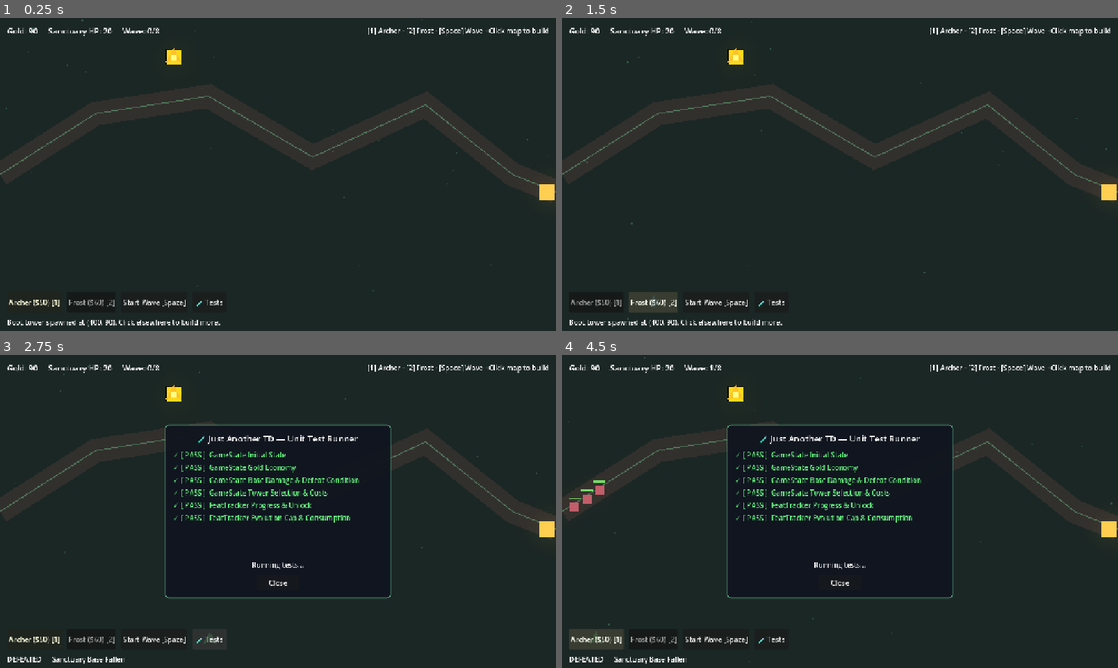
Above: before the commit, frames 1-4 (two rows, left to right).
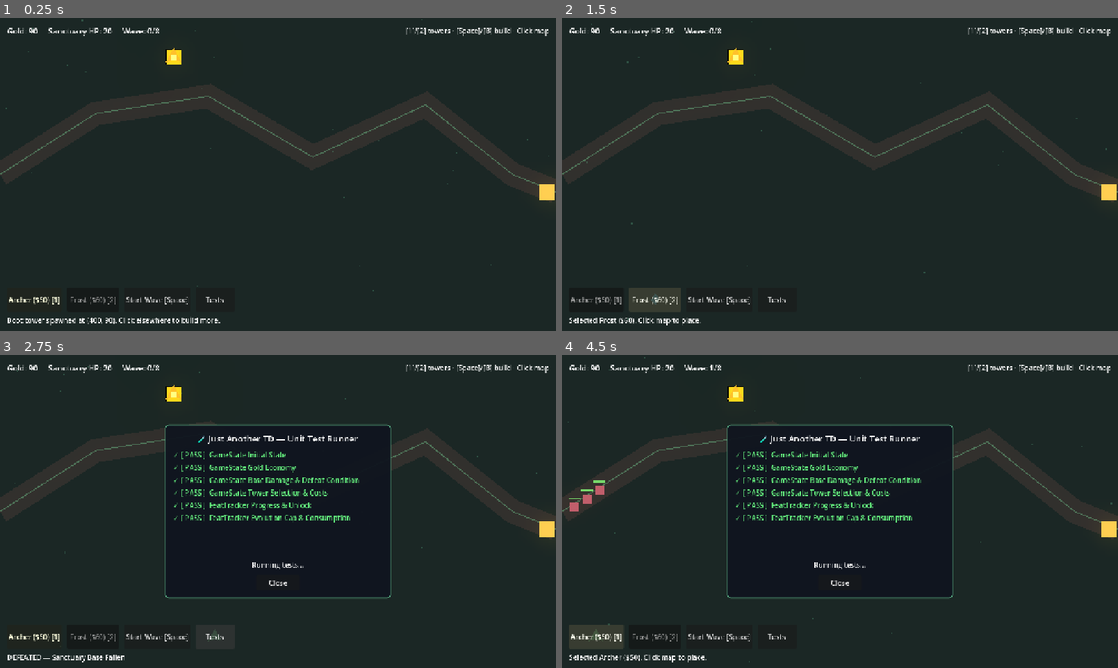
Above: after the commit, the same moments.

Repository: bkorel/just_another_td
Game: Godot game, scene res://scenes/main.tscn
Same seed, same stepped clock (60 frames per second), same inputs: the game is played once before the commit and once after it.
Inputs:
- Up to frame 1 (0.25 s): no input
- Up to frame 2 (1.5 s): click "Archer ($50) [1]" at 0.5 s; click "Frost ($60) [2]" at 1.25 s
- Up to frame 3 (2.75 s): click "🧪 Tests" (after the commit: "Tests") at 2 s
- Up to frame 4 (4.5 s): click "Start Wave [Space]" at 2.75 s; click "Start Wave [Space]" at 3.5 s; click "Archer ($50) [1]" at 4.25 s

The runs differ from the first frame. In frame 1, 1.3% of the frame differs, in the area x 1-99%, y 3-99%; in frame 2, 1.5%; in frame 3, 1.2%; in frame 4, 1.4%.
Error in both runs: Out of bounds get index '0' (on base: 'Array[EvolutionDef]') (res://tests/test_tower_evolution.gd:25)

Commit message:
Remove MapClickCatcher blocking UI; fix Start Wave button and placement hover checks.

Diff:
--- a/scenes/ui/hud.tscn
+++ b/scenes/ui/hud.tscn
@@ -19,6 +19,7 @@
 content_margin_bottom = 8.0
 
 [node name="HUD" type="CanvasLayer"]
+layer = 10
 script = ExtResource("1_hud")
 
 [node name="Root" type="Control" parent="."]
@@ -29,15 +30,6 @@
 grow_horizontal = 2
 grow_vertical = 2
 mouse_filter = 2
-
-[node name="MapClickCatcher" type="Control" parent="Root"]
-layout_mode = 1
-anchors_preset = 15
-anchor_right = 1.0
-anchor_bottom = 1.0
-grow_horizontal = 2
-grow_vertical = 2
-mouse_filter = 0
 
 [node name="TopBar" type="HBoxContainer" parent="Root"]
 layout_mode = 1
@@ -83,49 +75,56 @@
 anchor_right = 1.0
 anchor_bottom = 1.0
 offset_left = 16.0
-offset_top = -32.0
+offset_top = -36.0
 offset_right = -16.0
 offset_bottom = -8.0
 grow_horizontal = 2
 grow_vertical = 0
 mouse_filter = 2
-text = "Build towers, then press Space to start a wave."
+theme_override_font_sizes/font_size = 16
+text = "Build towers, then press Space / Start Wave."
 
 [node name="BuildPalette" type="HBoxContainer" parent="Root"]
+z_index = 20
 layout_mode = 1
 anchors_preset = 2
 anchor_top = 1.0
 anchor_bottom = 1.0
 offset_left = 16.0
-offset_top = -90.0
-offset_right = 480.0
-offset_bottom = -42.0
+offset_top = -100.0
+offset_right = 520.0
+offset_bottom = -44.0
 grow_vertical = 0
 mouse_filter = 2
 theme_override_constants/separation = 12
 
 [node name="ArcherBtn" type="Button" parent="Root/BuildPalette"]
-custom_minimum_size = Vector2(110, 0)
-layout_mode = 2
+custom_minimum_size = Vector2(120, 44)
+layout_mode = 2
+mouse_filter = 0
 text = "Archer ($50) [1]"
 
 [node name="FrostBtn" type="Button" parent="Root/BuildPalette"]
-custom_minimum_size = Vector2(110, 0)
-layout_mode = 2
+custom_minimum_size = Vector2(120, 44)
+layout_mode = 2
+mouse_filter = 0
 text = "Frost ($60) [2]"
 
 [node name="NextWaveBtn" type="Button" parent="Root/BuildPalette"]
-custom_minimum_size = Vector2(120, 0)
-layout_mode = 2
+custom_minimum_size = Vector2(150, 44)
+layout_mode = 2
+mouse_filter = 0
 text = "Start Wave [Space]"
 
 [node name="TestBtn" type="Button" parent="Root/BuildPalette"]
-custom_minimum_size = Vector2(80, 0)
-layout_mode = 2
-text = "🧪 Tests"
+custom_minimum_size = Vector2(90, 44)
+layout_mode = 2
+mouse_filter = 0
+text = "Tests"
 
 [node name="Banner" type="PanelContainer" parent="Root"]
 visible = false
+z_index = 30
 layout_mode = 1
 anchors_preset = 5
 anchor_left = 0.5
@@ -143,10 +142,12 @@
 mouse_filter = 2
 theme_override_colors/font_color = Color(1, 0.88, 0.35, 1)
 theme_override_font_sizes/font_size = 18
-text = "✨ FEAT UNLOCKED! ✨"
+text = "FEAT UNLOCKED!"
 horizontal_alignment = 1
 
 [node name="TowerPanel" type="PanelContainer" parent="Root"]
+visible = false
+z_index = 15
 layout_mode = 1
 anchors_preset = 1
 anchor_left = 1.0
@@ -156,6 +157,7 @@
 offset_right = -16.0
 offset_bottom = 420.0
 grow_horizontal = 0
+mouse_filter = 0
 theme_override_styles/panel = SubResource("StyleBoxFlat_panel")
 
 [node name="Margin" type="MarginContainer" parent="Root/TowerPanel"]
@@ -189,6 +191,7 @@
 
 [node name="EvolutionModal" type="PanelContainer" parent="Root"]
 visible = false
+z_index = 40
 layout_mode = 1
 anchors_preset = 8
 anchor_left = 0.5
@@ -201,6 +204,7 @@
 offset_bottom = 160.0
 grow_horizontal = 2
 grow_vertical = 2
+mouse_filter = 0
 theme_override_styles/panel = SubResource("StyleBoxFlat_panel")
 
 [node name="Margin" type="MarginContainer" parent="Root/EvolutionModal"]
--- a/scripts/levels/level.gd
+++ b/scripts/levels/level.gd
@@ -74,7 +74,10 @@
 	if event is InputEventKey and event.pressed and not event.echo:
 		match event.keycode:
 			KEY_SPACE:
-				wave_manager.start_next_wave()
+				if hud.has_method("request_start_wave"):
+					hud.request_start_wave()
+				else:
+					wave_manager.start_next_wave()
 				get_viewport().set_input_as_handled()
 			KEY_ESCAPE:
 				_deselect()
@@ -86,29 +89,40 @@
 				GameState.set_placement_type(&"frost")
 				get_viewport().set_input_as_handled()
 			KEY_B:
-				# Emergency build at mouse — always attempts place.
 				try_place_tower(get_global_mouse_position())
 				get_viewport().set_input_as_handled()
 
 
 func _on_primary_click() -> void:
-	var screen_pos := get_viewport().get_mouse_position()
-	if _is_over_interactive_ui(screen_pos):
+	# If the cursor is over any real UI control (buttons/panels), let the GUI handle it.
+	var hovered := get_viewport().gui_get_hovered_control()
+	if hovered != null and _is_interactive_control(hovered):
 		return
 	handle_map_click(get_global_mouse_position())
 
 
+func _is_interactive_control(ctrl: Control) -> bool:
+	# Ignore labels/containers that pass mouse through; react only to clickable UI.
+	if ctrl is BaseButton:
+		return true
+	if ctrl == null:
+		return false
+	# Walk up: if any ancestor is a button or visible modal/panel that stops mouse.
+	var node: Node = ctrl
+	while node != null:
+		if node is BaseButton:
+			return true
+		if node is PanelContainer and (node as Control).visible and (node as Control).mouse_filter == Control.MOUSE_FILTER_STOP:
+			return true
+		node = node.get_parent()
+	return false
+
+
 func _is_over_interactive_ui(screen_pos: Vector2) -> bool:
-	for path_str in ["Root/BuildPalette", "Root/TowerPanel", "Root/EvolutionModal", "Root/TestRunnerUI"]:
-		var ctrl := hud.get_node_or_null(path_str) as Control
-		if ctrl != null and ctrl.visible and ctrl.get_global_rect().has_point(screen_pos):
-			# BuildPalette is always visible; only treat as UI if over an actual button.
-			if path_str == "Root/BuildPalette":
-				for child in ctrl.get_children():
-					if child is Control and (child as Control).get_global_rect().has_point(screen_pos):
-						return true
-				return false
-			return true
+	# Kept for compatibility; prefer gui_get_hovered_control path.
+	var hovered := get_viewport().gui_get_hovered_control()
+	if hovered != null:
+		return _is_interactive_control(hovered)
 	return false
 
 
--- a/scripts/systems/wave_manager.gd
+++ b/scripts/systems/wave_manager.gd
@@ -17,12 +17,22 @@
 
 
 func can_start_wave() -> bool:
-	return not _spawning and _alive == 0 and GameState.phase == GameState.Phase.BUILD and GameState.wave_index < max_waves
+	return not _spawning and _alive == 0 and GameState.wave_index < max_waves and (
+		GameState.phase == GameState.Phase.BUILD
+		or GameState.phase == GameState.Phase.EVOLUTION_PICK
+	)
 
 
 func start_next_wave() -> void:
-	if not can_start_wave():
+	if _spawning or _alive > 0:
 		return
+	if GameState.wave_index >= max_waves:
+		return
+	# Allow start even if phase got stuck; snap back to WAVE.
+	if GameState.phase == GameState.Phase.WON or GameState.phase == GameState.Phase.LOST:
+		return
+	if GameState.phase == GameState.Phase.EVOLUTION_PICK:
+		GameState.phase = GameState.Phase.BUILD
 	GameState.phase = GameState.Phase.WAVE
 	GameState.set_wave(GameState.wave_index + 1)
 	_wave_kills.clear()
--- a/scripts/ui/hud.gd
+++ b/scripts/ui/hud.gd
@@ -1,6 +1,6 @@
 extends CanvasLayer
 
-## HUD: build palette, feat panel, evolution modal, and map click catcher.
+## HUD: build palette, feat panel, evolution modal.
 
 const TestRunnerScene := preload("res://scenes/tests/test_runner_scene.tscn")
 
@@ -9,7 +9,6 @@
 @onready var wave_label: Label = $Root/TopBar/WaveLabel
 @onready var hint_label: Label = $Root/TopBar/HintLabel
 @onready var status_label: Label = $Root/StatusLabel
-@onready var map_click: Control = $Root/MapClickCatcher
 
 @onready var archer_btn: Button = $Root/BuildPalette/ArcherBtn
 @onready var frost_btn: Button = $Root/BuildPalette/FrostBtn
@@ -36,19 +35,13 @@
 	evolution_modal.visible = false
 	banner.visible = false
 
-	# Placement is polled by Level to avoid GUI propagation conflicts. This
-	# control is visual-only and must not consume map clicks.
-	map_click.mouse_filter = Control.MOUSE_FILTER_IGNORE
-	map_click.z_index = -1
-	$Root/BuildPalette.z_index = 2
-	$Root/TopBar.z_index = 2
-	$Root/TowerPanel.z_index = 3
-	$Root/EvolutionModal.z_index = 4
-	$Root/Banner.z_index = 3
-	test_btn.z_index = 2
-
-	archer_btn.pressed.connect(func(): GameState.set_placement_type(&"archer"))
-	frost_btn.pressed.connect(func(): GameState.set_placement_type(&"frost"))
+	# Ensure buttons receive clicks.
+	for btn in [archer_btn, frost_btn, next_wave_btn, test_btn]:
+		btn.mouse_filter = Control.MOUSE_FILTER_STOP
+		btn.mouse_default_cursor_shape = Control.CURSOR_POINTING_HAND
+
+	archer_btn.pressed.connect(_on_archer_pressed)
+	frost_btn.pressed.connect(_on_frost_pressed)
 	next_wave_btn.pressed.connect(_on_next_wave_pressed)
 	test_btn.pressed.connect(_on_test_pressed)
 
@@ -67,7 +60,7 @@
 	_on_wave(GameState.wave_index)
 	_on_placement_type_changed(GameState.selected_placement_type)
 
-	hint_label.text = "[1] Archer · [2] Frost · [Space] Wave · Click map to build"
+	hint_label.text = "[1]/[2] towers · [Space]/[B] build · Click map"
 
 
 func bind_level(level: Node) -> void:
@@ -77,6 +70,20 @@
 func show_status(msg: String) -> void:
 	if status_label != null:
 		status_label.text = msg
+
+
+func request_start_wave() -> void:
+	_on_next_wave_pressed()
+
+
+func _on_archer_pressed() -> void:
+	GameState.set_placement_type(&"archer")
+	show_status("Selected Archer ($50). Click map to place.")
+
+
+func _on_frost_pressed() -> void:
+	GameState.set_placement_type(&"frost")
+	show_status("Selected Frost ($60). Click map to place.")
 
 
 func show_tower(tower: Node) -> void:
@@ -102,6 +109,7 @@
 		var btn := Button.new()
 		btn.text = "%s — %s" % [evo.title, evo.description]
 		btn.custom_minimum_size = Vector2(0, 42)
+		btn.mouse_filter = Control.MOUSE_FILTER_STOP
 		btn.pressed.connect(_on_pick_evolution.bind(evo))
 		evo_buttons.add_child(btn)
 
@@ -116,19 +124,35 @@
 
 
 func _on_next_wave_pressed() -> void:
-	if _level and _level.has_node("WaveManager"):
-		var wm = _level.get_node("WaveManager")
-		if wm.can_start_wave():
-			if GameState.phase == GameState.Phase.BUILD and GameState.wave_index > 0:
-				GameState.add_gold(15)
-				status_label.text = "Early Wave Call! +15 Gold Bonus!"
-			wm.start_next_wave()
+	if _level == null:
+		show_status("ERROR: level not bound to HUD.")
+		return
+	if not _level.has_node("WaveManager"):
+		show_status("ERROR: WaveManager missing.")
+		return
+
+	var wm: Node = _level.get_node("WaveManager")
+	if not wm.can_start_wave():
+		show_status("Cannot start wave (phase=%s, wave=%d)." % [str(GameState.phase), GameState.wave_index])
+		# If stuck in a weird phase, force back to BUILD between waves.
+		if GameState.phase != GameState.Phase.WAVE and GameState.phase != GameState.Phase.WON and GameState.phase != GameState.Phase.LOST:
+			GameState.phase = GameState.Phase.BUILD
+			if wm.can_start_wave():
+				wm.start_next_wave()
+				show_status("Wave %d started!" % GameState.wave_index)
+		return
+
+	if GameState.phase == GameState.Phase.BUILD and GameState.wave_index > 0:
+		GameState.add_gold(15)
+		show_status("Early Wave Call! +15 Gold. Wave starting...")
+	wm.start_next_wave()
+	show_status("Wave %d started!" % GameState.wave_index)
 
 
 func _on_pick_evolution(evo: Resource) -> void:
 	if _evo_tower and _evo_tower.has_method("apply_evolution"):
 		_evo_tower.apply_evolution(evo)
-		show_banner("⚡ EVOLUTION UNLOCKED: %s!" % evo.title)
+		show_banner("EVOLUTION: %s!" % evo.title)
 	evolution_modal.visible = false
 	_evo_tower = null
 
@@ -159,7 +183,7 @@
 		var row := Label.new()
 		var cur := int(item["current"])
 		var tgt := int(item["target"])
-		var mark := "✓" if item["done"] else "%d/%d" % [cur, tgt]
+		var mark := "OK" if item["done"] else "%d/%d" % [cur, tgt]
 		row.text = "%s  %s — %s" % [mark, item["title"], item["description"]]
 		if item["done"]:
 			row.modulate = Color(0.5, 1.0, 0.6)
@@ -197,7 +221,7 @@
 
 func _on_feat_completed(tower: Node, feat_id: StringName) -> void:
 	var title: String = str(feat_id)
-	status_label.text = "✨ FEAT COMPLETED: %s!" % title
-	show_banner("✨ FEAT UNLOCKED: %s!" % title)
+	status_label.text = "FEAT COMPLETED: %s!" % title
+	show_banner("FEAT UNLOCKED: %s!" % title)
 	if tower == GameState.selected_tower:
 		_refresh_feats(tower)
